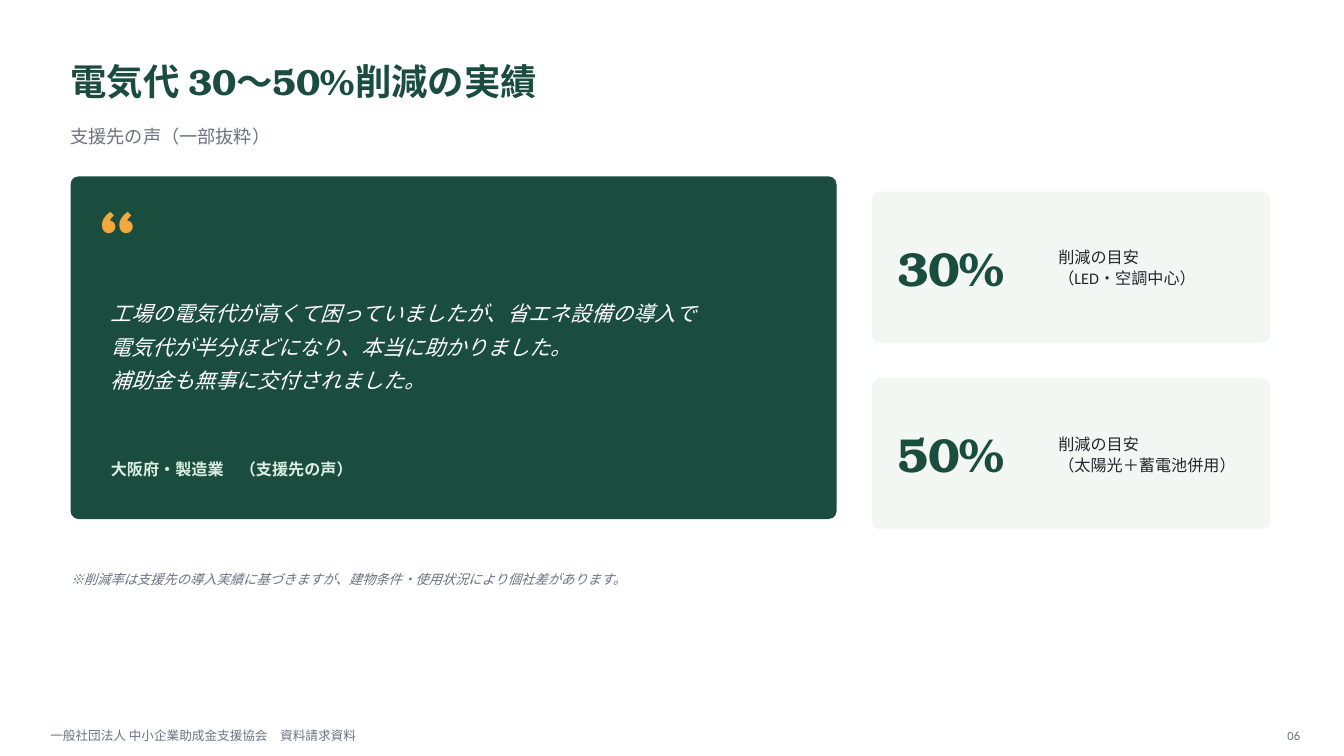
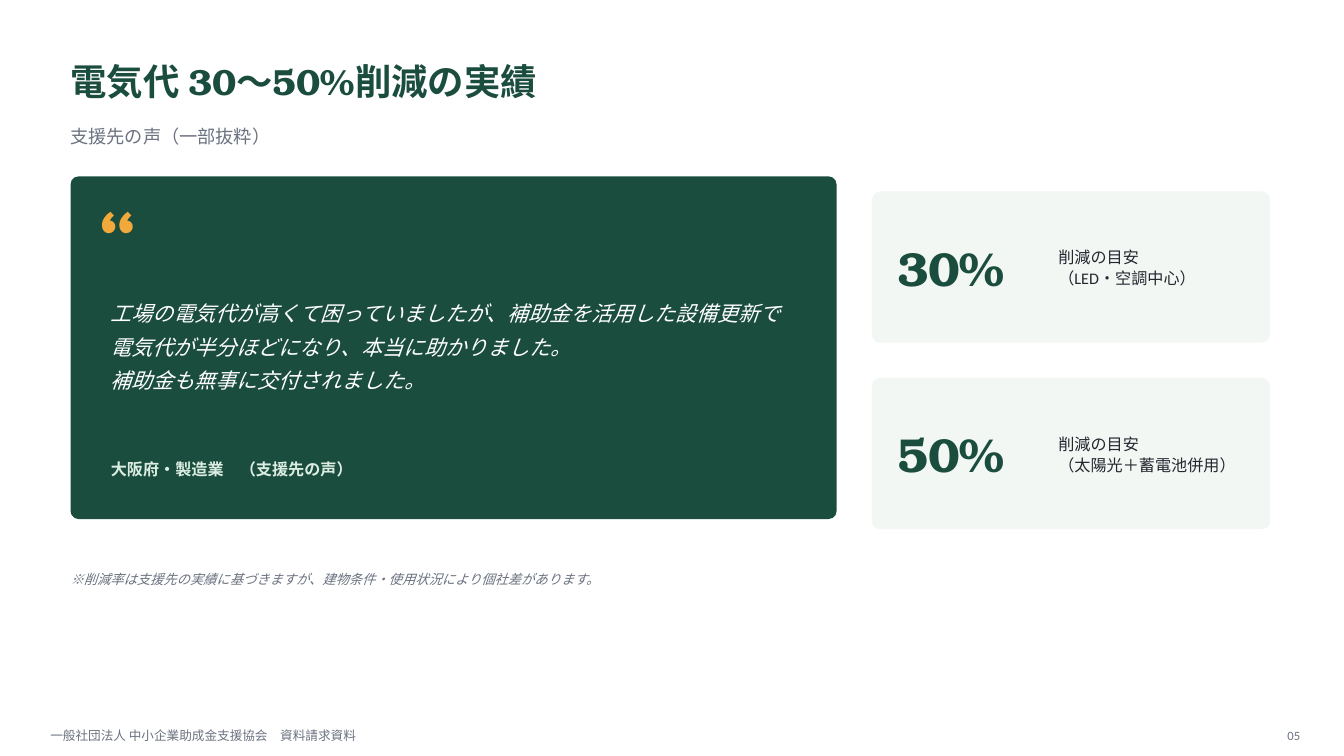
Before and after one commit to shuichik331/DM-, a slide deck: slide 5 of docs/資料/中小企業助成金支援協会_資料請求資料.pptx (slide 6 before the commit). Drawn at 1344x756 pixels with LibreOffice and Linux fonts; fonts in the diff are those of the drawing. Boxes give left, top, right and bottom in pixels: in the first picture for what was removed or moved away, otherwise in the second. Text is boxed around its words. In the diff, an @@ line names an element or a change of style, - is before the commit and + after.

```diff
--- a/docs/資料/中小企業助成金支援協会_資料請求資料.pptx
+++ b/docs/資料/中小企業助成金支援協会_資料請求資料.pptx
@@ text at bbox=[111, 303, 781, 323]: text changed @@
-工場の電気代が高くて困っていましたが、省エネ設備の導入で
+工場の電気代が高くて困っていましたが、補助金を活用した設備更新で
@@ text at bbox=[71, 573, 600, 585]: text changed @@
-※削減率は支援先の導入実績に基づきますが、建物条件・使用状況により個社差があります。
+※削減率は支援先の実績に基づきますが、建物条件・使用状況により個社差があります。
@@ text at bbox=[1287, 732, 1300, 740]: text changed @@
-06
+05
```
Also in this commit, not shown: 9 other slides changed, 2 slides removed.
